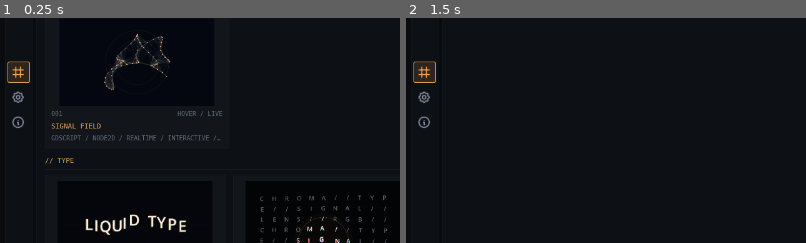
Above: before the commit, frames 1-2 (left to right).
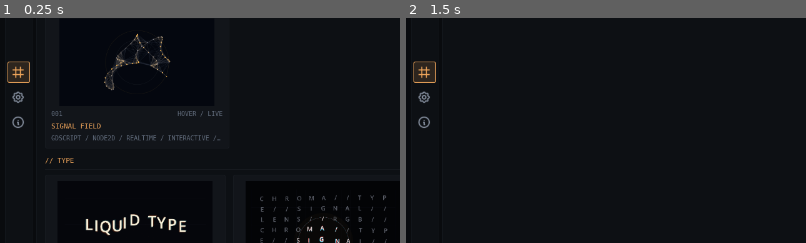
Above: after the commit, the same moments.

Repository: Rzbck/godot-creative-lab
Game: Godot game, scene res://app/main/main_runtime.tscn
Two runs of this game, one before a commit and one after it. Both use one fixed random seed, a clock stepped at 60 frames per second and the inputs below.
Inputs (mouse positions are % of the whole screen's width and height, from its top left):
- Up to frame 1 (0.25 s): no input
- Up to frame 2 (1.5 s): click (51, 21) at 0.52 s; type "Alex" at 0.6 s; click "–" at 1.25 s
The pictures show only the part of the screen within x 0-50%, y 33-83%; the shares and areas given below are measured in that part.

The runs differ from the first frame. In frame 1, 0.1% of the frame differs, in the area x 25-47%, y 87-97%; in frame 2, nothing differs.

Commit message:
feat: deepen Liquid Type gesture dynamics

Diff:
--- a/sketches/002_liquid_type/runtime/liquid_type.gd
+++ b/sketches/002_liquid_type/runtime/liquid_type.gd
@@ -18,6 +18,11 @@
 @export_range(0.0, 22.0, 0.1) var chroma_split: float = 7.0
 @export_range(0.0, 1.0, 0.01) var glow_amount: float = 0.35
 @export_range(0.0, 1.0, 0.01) var palette_mix: float = 0.2
+
+var _gesture_velocity: Vector2 = Vector2.ZERO
+var _gesture_energy: float = 0.0
+var _last_pointer: Vector2 = Vector2.ZERO
+var _pointer_history_ready: bool = false
 
 
 func get_parameter_schema() -> Array[Dictionary]:
@@ -66,12 +71,62 @@
     queue_redraw()
 
 
+func _update_source_simulation(delta: float) -> void:
+    var target_velocity: Vector2 = Vector2.ZERO
+    if pointer_active:
+        if _pointer_history_ready and delta > 0.0001:
+            target_velocity = (pointer_position - _last_pointer) / delta
+        _last_pointer = pointer_position
+        _pointer_history_ready = true
+    else:
+        _pointer_history_ready = false
+
+    var velocity_blend: float = clampf(delta * 8.0, 0.0, 1.0)
+    _gesture_velocity = _gesture_velocity.lerp(target_velocity, velocity_blend)
+
+    var speed_energy: float = clampf(_gesture_velocity.length() / 980.0, 0.0, 1.0)
+    var target_energy: float = speed_energy * (1.0 if pointer_down else 0.55)
+    var energy_rate: float = 10.0 if target_energy > _gesture_energy else 2.2
+    _gesture_energy = lerpf(
+        _gesture_energy,
+        target_energy,
+        clampf(delta * energy_rate, 0.0, 1.0)
+    )
+
+
+func _get_custom_live_sync_state() -> Dictionary:
+    return {
+        "gesture_velocity": _gesture_velocity,
+        "gesture_energy": _gesture_energy,
+        "last_pointer": _last_pointer,
+        "pointer_history_ready": _pointer_history_ready,
+    }
+
+
+func _apply_custom_live_sync_state(state: Dictionary) -> void:
+    var velocity_variant: Variant = state.get("gesture_velocity", _gesture_velocity)
+    if velocity_variant is Vector2:
+        _gesture_velocity = velocity_variant as Vector2
+    _gesture_energy = float(state.get("gesture_energy", _gesture_energy))
+    var pointer_variant: Variant = state.get("last_pointer", _last_pointer)
+    if pointer_variant is Vector2:
+        _last_pointer = pointer_variant as Vector2
+    _pointer_history_ready = bool(state.get("pointer_history_ready", _pointer_history_ready))
+
+
+func _get_custom_live_debug_state() -> Dictionary:
+    return {
+        "gesture_energy": _gesture_energy,
+        "gesture_speed": _gesture_velocity.length(),
+    }
+
+
 func _draw() -> void:
     begin_design_draw(palette_lerp(BG_A, BG_B, palette_mix))
 
     var font: Font = ThemeDB.fallback_font
     var font_size: int = maxi(18, roundi(126.0 * type_scale))
-    var tracking: float = 9.0 * type_scale
+    var tracking: float = (9.0 + _gesture_energy * 5.0) * type_scale
     var widths: Array[float] = []
     var total_width: float = 0.0
 
@@ -96,13 +151,17 @@
     var baseline: float = DESIGN_SIZE.y * 0.56
     var accent: Color = palette_lerp(AMBER, MAGENTA, palette_mix)
     var secondary: Color = palette_lerp(CYAN, AMBER, palette_mix)
+    var gesture_dir: Vector2 = Vector2.ZERO
+    if _gesture_velocity.length() > 0.001:
+        gesture_dir = _gesture_velocity.normalized()
 
     for index: int in range(TEXT_VALUE.length()):
         var glyph: String = TEXT_VALUE.substr(index, 1)
         var glyph_width: float = widths[index]
         var glyph_center: Vector2 = Vector2(cursor_x + glyph_width * 0.5, baseline - float(font_size) * 0.35)
-        var wave: float = sin(sketch_time * wave_speed * 2.0 + float(index) * 0.72) * wave_amount
-        var sideways: float = cos(sketch_time * wave_speed * 1.35 + float(index) * 0.51) * wave_amount * 0.28
+        var phase_shift: float = _gesture_energy * float(index) * 0.18
+        var wave: float = sin(sketch_time * wave_speed * 2.0 + float(index) * 0.72 + phase_shift) * wave_amount
+        var sideways: float = cos(sketch_time * wave_speed * 1.35 + float(index) * 0.51 - phase_shift) * wave_amount * 0.28
 
         var field_offset: Vector2 = Vector2.ZERO
         var to_glyph: Vector2 = glyph_center - focus
@@ -112,27 +171,32 @@
             var pressed_boost: float = 1.65 if pointer_down else 1.0
             var direction: Vector2 = to_glyph / distance
             var tangent: Vector2 = Vector2(-direction.y, direction.x)
+            var authored_drift: Vector2 = _gesture_velocity.limit_length(650.0) * 0.035 * field_amount * elasticity
             field_offset = (
                 direction * warp_strength * field_amount * pointer_force * pressed_boost
-                + tangent * warp_strength * 0.34 * field_amount * sin(sketch_time * 2.4 + float(index))
+                + tangent * warp_strength * (0.24 + _gesture_energy * 0.46) * field_amount * sin(sketch_time * 2.4 + float(index))
+                + authored_drift
             )
 
-        var elastic_wave: float = sin(sketch_time * 3.2 - float(index) * 0.9) * wave_amount * elasticity * 0.32
+        var elastic_wave: float = sin(sketch_time * 3.2 - float(index) * 0.9) * wave_amount * elasticity * (0.24 + _gesture_energy * 0.22)
         var position: Vector2 = Vector2(cursor_x + sideways, baseline + wave + elastic_wave) + field_offset
 
         if glyph != " ":
-            var split_direction: Vector2 = Vector2(
+            var orbit_dir: Vector2 = Vector2(
                 cos(sketch_time * 0.8 + float(index)),
                 sin(sketch_time * 0.9 + float(index) * 0.7)
             )
-            var split: Vector2 = split_direction * chroma_split
+            var split_direction: Vector2 = orbit_dir
+            if gesture_dir.length() > 0.0:
+                split_direction = orbit_dir.lerp(gesture_dir, _gesture_energy * 0.72).normalized()
+            var split: Vector2 = split_direction * chroma_split * (1.0 + _gesture_energy * 0.55)
 
             var cyan_color: Color = secondary
-            cyan_color.a = 0.18 + glow_amount * 0.22
+            cyan_color.a = 0.16 + glow_amount * 0.22
             draw_string(font, position - split, glyph, HORIZONTAL_ALIGNMENT_LEFT, -1.0, font_size, cyan_color)
 
             var magenta_color: Color = accent
-            magenta_color.a = 0.18 + glow_amount * 0.22
+            magenta_color.a = 0.16 + glow_amount * 0.22
             draw_string(font, position + split, glyph, HORIZONTAL_ALIGNMENT_LEFT, -1.0, font_size, magenta_color)
 
             for smear_index: int in range(4):
@@ -140,9 +204,9 @@
                 var smear_offset: Vector2 = Vector2(
                     -field_offset.x * smear_t * 0.22,
                     -wave * smear_t * 0.16
-                )
+                ) - _gesture_velocity.limit_length(500.0) * smear_t * 0.012 * elasticity
                 var smear_color: Color = accent
-                smear_color.a = glow_amount * (0.11 - smear_t * 0.018)
+                smear_color.a = glow_amount * (0.11 - smear_t * 0.018) * (1.0 + _gesture_energy * 0.55)
                 draw_string(font, position + smear_offset, glyph, HORIZONTAL_ALIGNMENT_LEFT, -1.0, font_size, smear_color)
 
             draw_string(font, position, glyph, HORIZONTAL_ALIGNMENT_LEFT, -1.0, font_size, INK)
@@ -157,10 +221,13 @@
     for ring_index: int in range(5):
         var radius: float = pointer_radius * (0.35 + float(ring_index) * 0.18)
         var ring_color: Color = accent
-        ring_color.a = 0.025 + glow_amount * 0.012
+        ring_color.a = 0.018 + glow_amount * 0.012 + _gesture_energy * 0.012
         draw_arc(focus, radius, 0.0, TAU, 96, ring_color, 1.0, true)
 
+    # Baseline-rhythm bands turn the background into a typographic constraint,
+    # not merely decoration. Gesture energy changes phase, never the margins.
     for line_index: int in range(7):
         var y: float = 142.0 + float(line_index) * 72.0
-        var line_color: Color = Color(0.8, 0.85, 0.95, 0.018 + float(line_index % 2) * 0.01)
-        draw_line(Vector2(56.0, y), Vector2(1224.0, y), line_color, 1.0, true)
+        var phase: float = sin(sketch_time * 0.7 + float(line_index) * 0.9) * _gesture_energy * 18.0
+        var line_color: Color = Color(0.8, 0.85, 0.95, 0.016 + float(line_index % 2) * 0.012 + _gesture_energy * 0.008)
+        draw_line(Vector2(56.0 + phase, y), Vector2(1224.0 - phase, y), line_color, 1.0, true)
